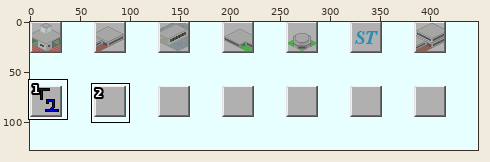
Two states of a sprite sheet, Subway_Station_Gateway_Icon.png. Above, an overview of the earlier version with the close-up marked.
Close-up. Before:
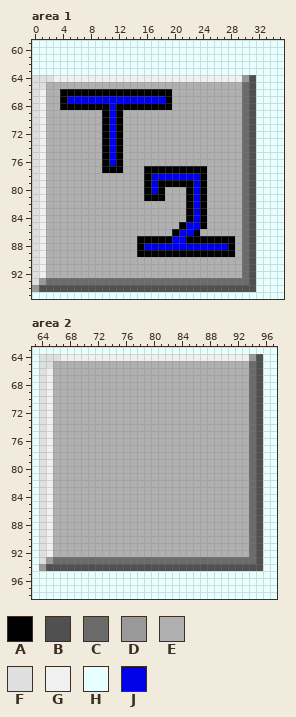
The file is 448x128 pixels. Colours within 5 levels of each other are drawn and written as one. Shown: area 1: x 0..35, y 59..95; area 2: x 63..97, y 63..98.
Palette (. is transparent): A #000000  B #505050  C #6b6b6b  D #999999  E #b0b0b0  F #dfdfdf  G #f0f0f0  H #e7ffff  J #0000e9
Pixels before, area 1, first column x 0:
59 HHHHHHHHHHHHHHHHHHHHHHHHHHHHHHHHHHHH
60 HHHHHHHHHHHHHHHHHHHHHHHHHHHHHHHHHHHH
61 HHHHHHHHHHHHHHHHHHHHHHHHHHHHHHHHHHHH
62 HHHHHHHHHHHHHHHHHHHHHHHHHHHHHHHHHHHH
63 HHHHHHHHHHHHHHHHHHHHHHHHHHHHHHHHHHHH
64 FFFGGGGGGGGGGGGGGGGGGGGGGGGGGGDBHHHH
65 FFEEEEEEEEEEEEEEEEEEEEEEEEEEEECBHHHH
66 FGEEAAAAAAAAAAAAAAAAEEEEEEEEEECBHHHH
67 FGEEAJJJJJJJJJJJJJJAEEEEEEEEEECBHHHH
68 FGEEAAAAAAAJAAAAAAAAEEEEEEEEEECBHHHH
69 FGEEEEEEEEAJAEEEEEEEEEEEEEEEEECBHHHH
70 FGEEEEEEEEAJAEEEEEEEEEEEEEEEEECBHHHH
71 FGEEEEEEEEAJAEEEEEEEEEEEEEEEEECBHHHH
72 FGEEEEEEEEAJAEEEEEEEEEEEEEEEEECBHHHH
73 FGEEEEEEEEAJAEEEEEEEEEEEEEEEEECBHHHH
74 FGEEEEEEEEAJAEEEEEEEEEEEEEEEEECBHHHH
75 FGEEEEEEEEAJAEEEEEEEEEEEEEEEEECBHHHH
76 FGEEEEEEEEAJAEEEEEEEEEEEEEEEEECBHHHH
77 FGEEEEEEEEAAAEEEAAAAAAAAAEEEEECBHHHH
78 FGEEEEEEEEEEEEEEAJJJJJJJAEEEEECBHHHH
79 FGEEEEEEEEEEEEEEAJAAAAAJAEEEEECBHHHH
80 FGEEEEEEEEEEEEEEAJAEEEAJAEEEEECBHHHH
81 FGEEEEEEEEEEEEEEAAAEEEAJAEEEEECBHHHH
82 FGEEEEEEEEEEEEEEEEEEEEAJAEEEEECBHHHH
83 FGEEEEEEEEEEEEEEEEEEEEAJAEEEEECBHHHH
84 FGEEEEEEEEEEEEEEEEEEEEAJAEEEEECBHHHH
85 FGEEEEEEEEEEEEEEEEEEEAJJAEEEEECBHHHH
86 FGEEEEEEEEEEEEEEEEEEAJJAEEEEEECBHHHH
87 FGEEEEEEEEEEEEEAAAAAJJAAAAAAAECBHHHH
88 FGEEEEEEEEEEEEEAJJJJJJJJJJJJAECBHHHH
89 FGEEEEEEEEEEEEEAAAAAAAAAAAAAAECBHHHH
90 FGEEEEEEEEEEEEEEEEEEEEEEEEEEEECBHHHH
91 FGEEEEEEEEEEEEEEEEEEEEEEEEEEEECBHHHH
92 FGEEEEEEEEEEEEEEEEEEEEEEEEEEEECBHHHH
93 FDCCCCCCCCCCCCCCCCCCCCCCCCCCCCCBHHHH
94 DBBBBBBBBBBBBBBBBBBBBBBBBBBBBBBBHHHH
95 HHHHHHHHHHHHHHHHHHHHHHHHHHHHHHHHHHHH
Pixels before, area 2, first column x 63:
63 HHHHHHHHHHHHHHHHHHHHHHHHHHHHHHHHHHH
64 HFFFGGGGGGGGGGGGGGGGGGGGGGGGGGGDBHH
65 HFFEEEEEEEEEEEEEEEEEEEEEEEEEEEECBHH
66 HFGEEEEEEEEEEEEEEEEEEEEEEEEEEEECBHH
67 HFGEEEEEEEEEEEEEEEEEEEEEEEEEEEECBHH
68 HFGEEEEEEEEEEEEEEEEEEEEEEEEEEEECBHH
69 HFGEEEEEEEEEEEEEEEEEEEEEEEEEEEECBHH
70 HFGEEEEEEEEEEEEEEEEEEEEEEEEEEEECBHH
71 HFGEEEEEEEEEEEEEEEEEEEEEEEEEEEECBHH
72 HFGEEEEEEEEEEEEEEEEEEEEEEEEEEEECBHH
73 HFGEEEEEEEEEEEEEEEEEEEEEEEEEEEECBHH
74 HFGEEEEEEEEEEEEEEEEEEEEEEEEEEEECBHH
75 HFGEEEEEEEEEEEEEEEEEEEEEEEEEEEECBHH
76 HFGEEEEEEEEEEEEEEEEEEEEEEEEEEEECBHH
77 HFGEEEEEEEEEEEEEEEEEEEEEEEEEEEECBHH
78 HFGEEEEEEEEEEEEEEEEEEEEEEEEEEEECBHH
79 HFGEEEEEEEEEEEEEEEEEEEEEEEEEEEECBHH
80 HFGEEEEEEEEEEEEEEEEEEEEEEEEEEEECBHH
81 HFGEEEEEEEEEEEEEEEEEEEEEEEEEEEECBHH
82 HFGEEEEEEEEEEEEEEEEEEEEEEEEEEEECBHH
83 HFGEEEEEEEEEEEEEEEEEEEEEEEEEEEECBHH
84 HFGEEEEEEEEEEEEEEEEEEEEEEEEEEEECBHH
85 HFGEEEEEEEEEEEEEEEEEEEEEEEEEEEECBHH
86 HFGEEEEEEEEEEEEEEEEEEEEEEEEEEEECBHH
87 HFGEEEEEEEEEEEEEEEEEEEEEEEEEEEECBHH
88 HFGEEEEEEEEEEEEEEEEEEEEEEEEEEEECBHH
89 HFGEEEEEEEEEEEEEEEEEEEEEEEEEEEECBHH
90 HFGEEEEEEEEEEEEEEEEEEEEEEEEEEEECBHH
91 HFGEEEEEEEEEEEEEEEEEEEEEEEEEEEECBHH
92 HFGEEEEEEEEEEEEEEEEEEEEEEEEEEEECBHH
93 HFDCCCCCCCCCCCCCCCCCCCCCCCCCCCCCBHH
94 HDBBBBBBBBBBBBBBBBBBBBBBBBBBBBBBBHH
95 HHHHHHHHHHHHHHHHHHHHHHHHHHHHHHHHHHH
96 HHHHHHHHHHHHHHHHHHHHHHHHHHHHHHHHHHH
97 HHHHHHHHHHHHHHHHHHHHHHHHHHHHHHHHHHH
98 HHHHHHHHHHHHHHHHHHHHHHHHHHHHHHHHHHH
The result:
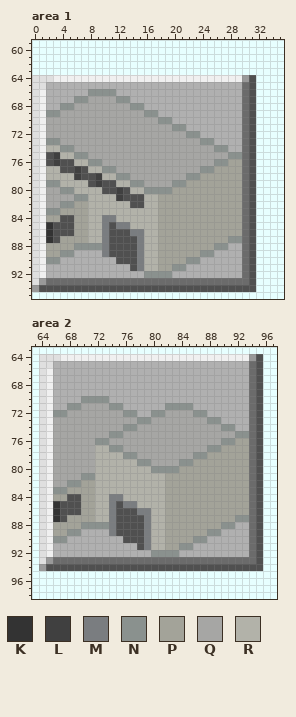
Colours new in this view: K #333333  L #404040  M #7a7d80  N #8a918e  P #a3a399  Q #a6a6a4  R #b2b2a9
Edits made:
Area 1:
y 66: x 4..19 AAAAAAAAAAAAAAAA -> EEEENNNNEEEEEEEE
y 67: x 4..19 AJJJJJJJJJJJJJJA -> EENNQQQQNNEEEEEE
y 68: x 4..19 AAAAAAAJAAAAAAAA -> NNQQQQQQQQNNEEEE
y 69: x 2..17 EEEEEEEEAJAEEEEE -> NNQQQQQQQQQQQQNN
y 70: x 2..19 EEEEEEEEAJAEEEEEEE -> QQQQQQQQQQQQQQQQNN
y 71: x 2..21 EEEEEEEEAJAEEEEEEEEE -> QQQQQQQQQQQQQQQQQQNN
y 72: x 2..23 EEEEEEEEAJAEEEEEEEEEEE -> QQQQQQQQQQQQQQQQQQQQNN
y 73: x 2..25 EEEEEEEEAJAEEEEEEEEEEEEE -> NNQQQQQQQQQQQQQQQQQQQQNN
y 74: x 2..27 EEEEEEEEAJAEEEEEEEEEEEEEEE -> RRNNQQQQQQQQQQQQQQQQQQQQNN
y 75: x 2..29 EEEEEEEEAJAEEEEEEEEEEEEEEEEE -> BLRRNNQQQQQQQQQQQQQQQQQQQQNN
y 76: x 2..29 EEEEEEEEAJAEEEEEEEEEEEEEEEEE -> BLBBRRNNQQQQQQQQQQQQQQQQNNPP
y 77: x 2..29 EEEEEEEEAAAEEEAAAAAAAAAEEEEE -> RRBBLBRRNNQQQQQQQQQQQQNNPPPP
y 78: x 2..29 EEEEEEEEEEEEEEAJJJJJJJAEEEEE -> RRRRLBBLRRNNQQQQQQQQNNPPPPPP
y 79: x 2..29 EEEEEEEEEEEEEEAJAAAAAJAEEEEE -> NNRRRRBLBBRRNNQQQQNNPPPPPPPP
y 80: x 2..29 EEEEEEEEEEEEEEAJAEEEAJAEEEEE -> QQNNRRRRBBLBRRNNNNPPPPPPPPPP
y 81: x 2..29 EEEEEEEEEEEEEEAAAEEEAJAEEEEE -> QQQQNNRRRRLBBBRRPPPPPPPPPPPP
y 82: x 2..29 EEEEEEEEEEEEEEEEEEEEAJAEEEEE -> QQNNPPRRRRRRBBRRPPPPPPPPPPPP
y 83: x 2..29 EEEEEEEEEEEEEEEEEEEEAJAEEEEE -> NNPPPPRRRRRRRRRRPPPPPPPPPPPP
y 84: x 2..29 EEEEEEEEEEEEEEEEEEEEAJAEEEEE -> PPBBPPRRMMRRRRRRPPPPPPPPPPPP
y 85: x 2..29 EEEEEEEEEEEEEEEEEEEAJJAEEEEE -> KBBBPPRRMBMMRRRRPPPPPPPPPPPP
y 86: x 2..29 EEEEEEEEEEEEEEEEEEAJJAEEEEEE -> KBBBPPRRMBBBMMRRPPPPPPPPPPPP
y 87: x 2..29 EEEEEEEEEEEEEAAAAAJJAAAAAAAE -> KBPPPPRRMBBBBMRRPPPPPPPPPPNN
y 88: x 2..28 EEEEEEEEEEEEEAJJJJJJJJJJJJA -> PPPPNNNNMBBBBMRRPPPPPPPPNNE
y 89: x 2..5 EEEE -> PPNN; x 10..28 EEEEEAAAAAAAAAAAAAA -> MBBBBMRRPPPPPPNNEEE
y 90: x 2..3 EE -> NN; x 12..23 EEEEEEEEEEEE -> BBBMRRPPPPNN
y 91: x 14..21 EEEEEEEE -> BMRRPPNN
y 92: x 16..19 EEEE -> NNNN
Area 2:
y 70: x 70..73 EEEE -> NNNN
y 71: x 68..75 EEEEEEEE -> NNQQQQNN; x 82..85 EEEE -> NNNN
y 72: x 66..77 EEEEEEEEEEEE -> NNQQQQQQQQNN; x 80..87 EEEEEEEE -> NNQQQQNN
y 73: x 66..89 EEEEEEEEEEEEEEEEEEEEEEEE -> QQQQQQQQQQQQNNQQQQQQQQNN
y 74: x 66..91 EEEEEEEEEEEEEEEEEEEEEEEEEE -> QQQQQQQQQQNNQQQQQQQQQQQQNN
y 75: x 66..93 EEEEEEEEEEEEEEEEEEEEEEEEEEEE -> QQQQQQQQNNQQQQQQQQQQQQQQQQNN
y 76: x 66..93 EEEEEEEEEEEEEEEEEEEEEEEEEEEE -> QQQQQQNNQQQQQQQQQQQQQQQQNNPP
y 77: x 66..93 EEEEEEEEEEEEEEEEEEEEEEEEEEEE -> QQQQQQRRNNQQQQQQQQQQQQNNPPPP
y 78: x 66..93 EEEEEEEEEEEEEEEEEEEEEEEEEEEE -> QQQQQQRRRRNNQQQQQQQQNNPPPPPP
y 79: x 66..93 EEEEEEEEEEEEEEEEEEEEEEEEEEEE -> QQQQQQRRRRRRNNQQQQNNPPPPPPPP
y 80: x 66..93 EEEEEEEEEEEEEEEEEEEEEEEEEEEE -> QQQQQQRRRRRRRRNNNNPPPPPPPPPP
y 81: x 66..93 EEEEEEEEEEEEEEEEEEEEEEEEEEEE -> QQQQNNRRRRRRRRRRPPPPPPPPPPPP
y 82: x 66..93 EEEEEEEEEEEEEEEEEEEEEEEEEEEE -> QQNNPPRRRRRRRRRRPPPPPPPPPPPP
y 83: x 66..93 EEEEEEEEEEEEEEEEEEEEEEEEEEEE -> NNPPPPRRRRRRRRRRPPPPPPPPPPPP
y 84: x 66..93 EEEEEEEEEEEEEEEEEEEEEEEEEEEE -> PPBBPPRRMMRRRRRRPPPPPPPPPPPP
y 85: x 66..93 EEEEEEEEEEEEEEEEEEEEEEEEEEEE -> KBBBPPRRMBMMRRRRPPPPPPPPPPPP
y 86: x 66..93 EEEEEEEEEEEEEEEEEEEEEEEEEEEE -> KBBBPPRRMBBBMMRRPPPPPPPPPPPP
y 87: x 66..93 EEEEEEEEEEEEEEEEEEEEEEEEEEEE -> KBPPPPRRMBBBBMRRPPPPPPPPPPNN
y 88: x 66..91 EEEEEEEEEEEEEEEEEEEEEEEEEE -> PPPPNNNNMBBBBMRRPPPPPPPPNN
y 89: x 66..69 EEEE -> PPNN; x 74..89 EEEEEEEEEEEEEEEE -> MBBBBMRRPPPPPPNN
y 90: x 66..67 EE -> NN; x 76..87 EEEEEEEEEEEE -> BBBMRRPPPPNN
y 91: x 78..85 EEEEEEEE -> BMRRPPNN
y 92: x 80..83 EEEE -> NNNN
Changed places in both close-ups, as pixel boxes (x1, y1, x2, y2):
changed: (46, 89, 242, 278)
changed: (53, 396, 249, 557)
